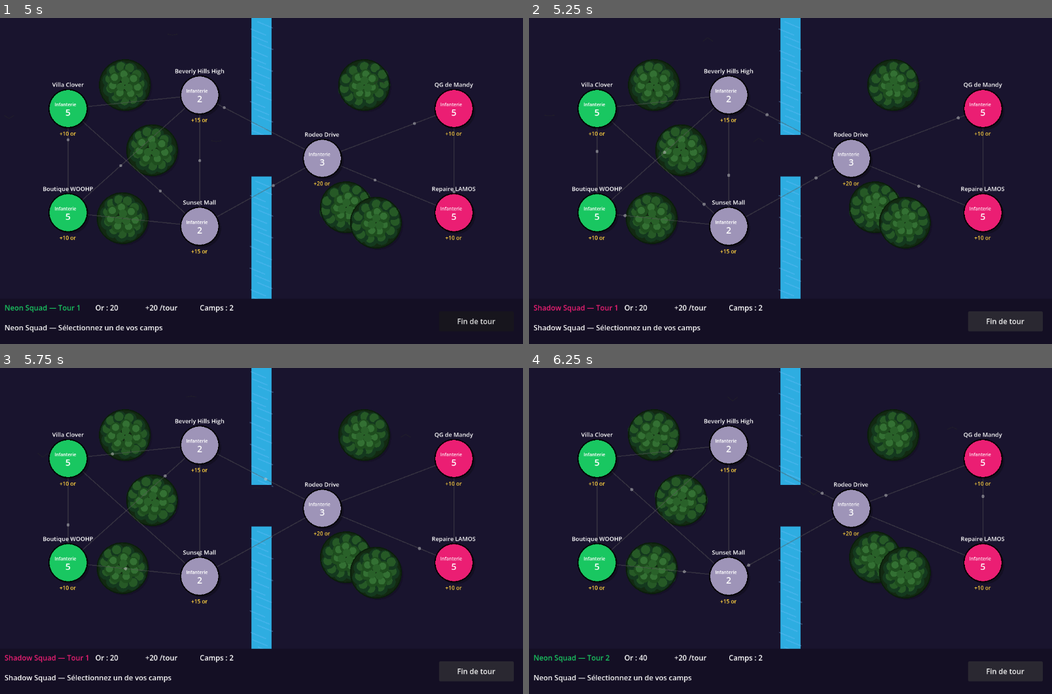
Above: before the commit, frames 1-4 (two rows, left to right).
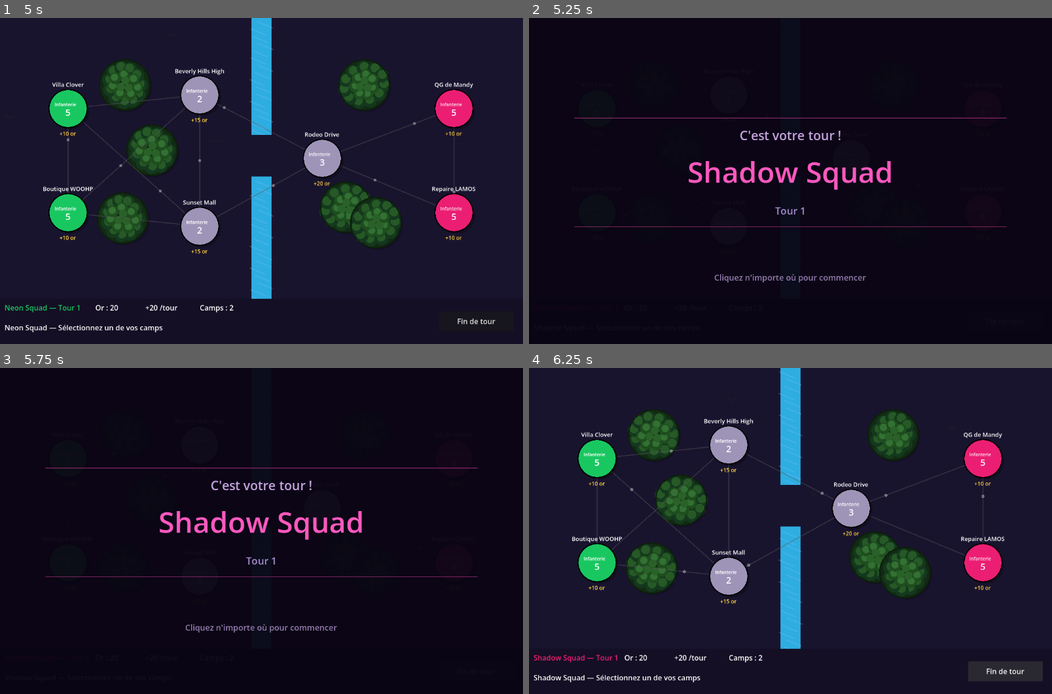
Above: after the commit, the same moments.

Repository: haninitz/2PROJ
Game: Godot game, scene res://scenes/Main.tscn
Same seed, same stepped clock (60 frames per second), same inputs: the game is played once before the commit and once after it.
Inputs:
- Up to frame 1 (5 s): click "JOUER" at 0.5 s; click "Fin de tour" at 1.25 s; click "2 Joueurs" at 2 s; click "Neon Squad" at 2.75 s; click "Shadow Squad" at 3.5 s; click "Beverly Hills (Clover)" at 4.25 s
- Up to frame 2 (5.25 s): click "Fin de tour" at 5 s
- Up to frame 3 (5.75 s): no input
- Up to frame 4 (6.25 s): click "Fin de tour" at 5.75 s

Frame 1 is identical in both runs. In frame 2, 85% of the frame differs, in the area x 0-100%, y 0-97%; in frame 3, 85%; in frame 4, 0.5%.

Commit message:
Ajout de l'écran de changement de tour (hotseat)
Entre chaque tour, un écran plein noir s'affiche avec le nom du joueur
actif et le numéro de tour. Le joueur doit cliquer pour commencer,
ce qui protège le plateau en mode hotseat.

Diff:
--- a/scripts/Lang.gd
+++ b/scripts/Lang.gd
@@ -50,6 +50,10 @@
 		"squad_title":    "Choisissez votre équipe",
 		"squad_p1":       "Joueur 1 — Choisissez votre équipe",
 		"squad_p2":       "Joueur 2 — Choisissez votre équipe",
+		# Écran changement de tour
+		"turn_title":     "C'est votre tour !",
+		"turn_number":    "Tour %d",
+		"turn_prompt":    "Cliquez n'importe où pour commencer",
 		# Messages de jeu
 		"msg_select":     "%s — Sélectionnez un de vos camps",
 		"msg_selected":   "%s sélectionné — Cliquez une cible ou recrutez",
@@ -104,6 +108,9 @@
 		"squad_title":    "Choose your squad",
 		"squad_p1":       "Player 1 — Choose your squad",
 		"squad_p2":       "Player 2 — Choose your squad",
+		"turn_title":     "It's your turn!",
+		"turn_number":    "Turn %d",
+		"turn_prompt":    "Click anywhere to start",
 		"msg_select":     "%s — Select one of your camps",
 		"msg_selected":   "%s selected — Click a target or recruit",
 		"msg_not_yours":  "This camp doesn't belong to you!",
@@ -157,6 +164,9 @@
 		"squad_title":    "Elige tu equipo",
 		"squad_p1":       "Jugador 1 — Elige tu equipo",
 		"squad_p2":       "Jugador 2 — Elige tu equipo",
+		"turn_title":     "¡Es tu turno!",
+		"turn_number":    "Turno %d",
+		"turn_prompt":    "Haz clic en cualquier lugar para comenzar",
 		"msg_select":     "%s — Selecciona uno de tus campamentos",
 		"msg_selected":   "%s seleccionado — Haz clic en un objetivo o recluta",
 		"msg_not_yours":  "¡Este campamento no te pertenece!",
--- a/scripts/Main.gd
+++ b/scripts/Main.gd
@@ -38,6 +38,7 @@
 	ui.map_selected.connect(_on_map_selected)
 	ui.mode_selected.connect(_on_mode_selected)
 	ui.squads_selected.connect(_on_squads_selected)
+	ui.turn_confirmed.connect(_on_turn_confirmed)
 
 func _on_mode_selected(is_ai: bool, difficulty: String) -> void:
 	ai_mode       = is_ai
@@ -98,6 +99,8 @@
 # ── Entrées ──────────────────────────────────────────────────────────────────
 func _unhandled_input(event: InputEvent) -> void:
 	if not map_chosen or game_over:
+		return
+	if ui.turn_screen != null and ui.turn_screen.visible:
 		return
 	if event is InputEventMouseButton:
 		if event.button_index == MOUSE_BUTTON_LEFT and event.pressed:
@@ -202,6 +205,8 @@
 	_collect_income(current_player)
 	message = Lang.t("msg_select") % players[current_player].name
 	_check_victory()
+	if not game_over:
+		ui.show_turn_screen(players[current_player].name, turn)
 
 func _process_queues(p: int) -> void:
 	for camp in camps:
@@ -215,6 +220,9 @@
 	for camp in camps:
 		if camp.owner == p:
 			player.gold += camp.income
+
+func _on_turn_confirmed() -> void:
+	pass
 
 # ── Victoire ─────────────────────────────────────────────────────────────────
 func _check_victory() -> void:
@@ -225,9 +233,9 @@
 		elif camp.owner == 1:
 			count[1] += 1
 	if count[0] == 0:
-		_end_game("Joueur 2")
+		_end_game(players[1].name)
 	elif count[1] == 0:
-		_end_game("Joueur 1")
+		_end_game(players[0].name)
 
 func _end_game(w: String) -> void:
 	game_over = true
--- a/scripts/UI.gd
+++ b/scripts/UI.gd
@@ -5,6 +5,7 @@
 signal map_selected(map_index: int)
 signal mode_selected(is_ai: bool, difficulty: String)
 signal squads_selected(squad1: String, squad2: String)
+signal turn_confirmed
 
 const WIN_W  = 1152
 const MAP_H  = 620
@@ -32,6 +33,10 @@
 var squad_screen:      Panel
 var squad_title_label: Label
 var _p1_squad:         String = ""
+var turn_screen:       Panel
+var turn_name_label:   Label
+var turn_num_label:    Label
+var turn_prompt_label: Label
 var title_label:       Label
 var menu_beams:        Array = []
 
@@ -50,6 +55,7 @@
 	_build_mode_screen()
 	_build_difficulty_screen()
 	_build_squad_screen()
+	_build_turn_screen()
 	_build_main_menu()
 
 # ── Animation du menu principal ──────────────────────────────────────────────
@@ -676,6 +682,84 @@
 		map_screen.visible   = true
 		squads_selected.emit(_p1_squad, squad_name)
 
+# ── Écran changement de tour ─────────────────────────────────────────────────
+func _build_turn_screen() -> void:
+	turn_screen = Panel.new()
+	turn_screen.position = Vector2(0, 0)
+	turn_screen.size = Vector2(WIN_W, 720)
+	turn_screen.visible = false
+	var bg = StyleBoxFlat.new()
+	bg.bg_color = Color(0.04, 0.02, 0.08, 0.96)
+	turn_screen.add_theme_stylebox_override("panel", bg)
+	add_child(turn_screen)
+
+	# Ligne décorative haute
+	var line_top = ColorRect.new()
+	line_top.color = Color(0.70, 0.20, 0.50, 0.6)
+	line_top.position = Vector2(100, 220)
+	line_top.size = Vector2(WIN_W - 200, 2)
+	turn_screen.add_child(line_top)
+
+	# "C'est votre tour !"
+	var title = Label.new()
+	title.text = Lang.t("turn_title")
+	title.position = Vector2(0, 240)
+	title.size = Vector2(WIN_W, 50)
+	title.horizontal_alignment = HORIZONTAL_ALIGNMENT_CENTER
+	title.add_theme_font_size_override("font_size", 28)
+	title.modulate = Color(0.78, 0.65, 0.88)
+	turn_screen.add_child(title)
+
+	# Nom du squad (grand)
+	turn_name_label = Label.new()
+	turn_name_label.position = Vector2(0, 295)
+	turn_name_label.size = Vector2(WIN_W, 110)
+	turn_name_label.horizontal_alignment = HORIZONTAL_ALIGNMENT_CENTER
+	turn_name_label.add_theme_font_size_override("font_size", 64)
+	turn_name_label.modulate = Color(1.00, 0.35, 0.75)
+	turn_screen.add_child(turn_name_label)
+
+	# Numéro de tour
+	turn_num_label = Label.new()
+	turn_num_label.position = Vector2(0, 410)
+	turn_num_label.size = Vector2(WIN_W, 40)
+	turn_num_label.horizontal_alignment = HORIZONTAL_ALIGNMENT_CENTER
+	turn_num_label.add_theme_font_size_override("font_size", 22)
+	turn_num_label.modulate = Color(0.65, 0.55, 0.80)
+	turn_screen.add_child(turn_num_label)
+
+	# Ligne décorative basse
+	var line_bot = ColorRect.new()
+	line_bot.color = Color(0.70, 0.20, 0.50, 0.6)
+	line_bot.position = Vector2(100, 460)
+	line_bot.size = Vector2(WIN_W - 200, 2)
+	turn_screen.add_child(line_bot)
+
+	# "Cliquez n'importe où pour commencer"
+	turn_prompt_label = Label.new()
+	turn_prompt_label.text = Lang.t("turn_prompt")
+	turn_prompt_label.position = Vector2(0, 560)
+	turn_prompt_label.size = Vector2(WIN_W, 30)
+	turn_prompt_label.horizontal_alignment = HORIZONTAL_ALIGNMENT_CENTER
+	turn_prompt_label.add_theme_font_size_override("font_size", 18)
+	turn_prompt_label.modulate = Color(0.60, 0.50, 0.70)
+	turn_screen.add_child(turn_prompt_label)
+
+func _input(event: InputEvent) -> void:
+	if turn_screen == null or not turn_screen.visible:
+		return
+	if event is InputEventMouseButton and event.pressed:
+		turn_screen.visible = false
+		turn_confirmed.emit()
+	elif event is InputEventKey and event.pressed:
+		turn_screen.visible = false
+		turn_confirmed.emit()
+
+func show_turn_screen(squad_name: String, turn_number: int) -> void:
+	turn_name_label.text = squad_name
+	turn_num_label.text  = Lang.t("turn_number") % turn_number
+	turn_screen.visible  = true
+
 # ── Méthodes appelées par Main.gd ────────────────────────────────────────────
 func hide_map_screen() -> void:
 	map_screen.visible = false
